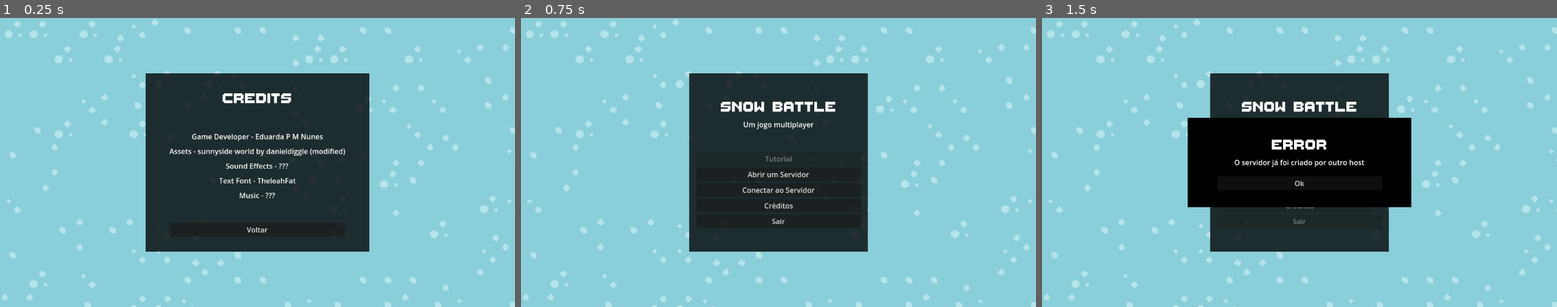
Above: before the commit, frames 1-3 (left to right).
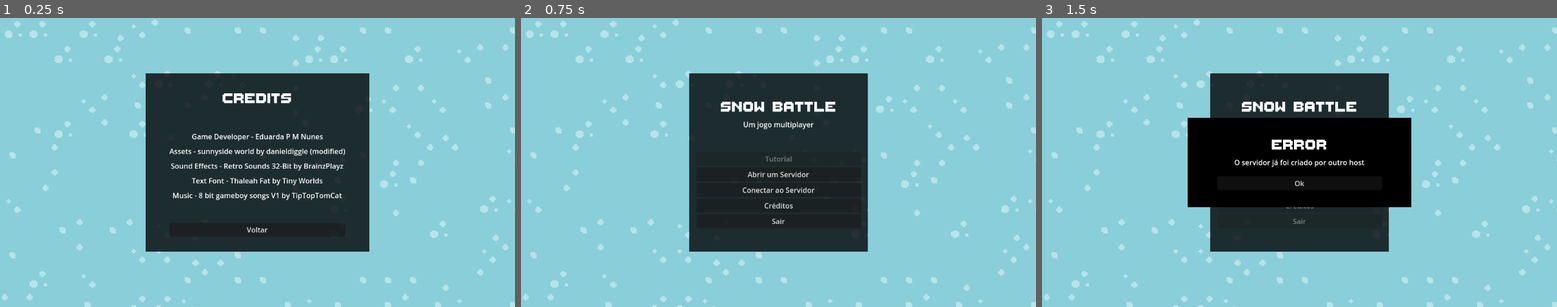
Above: after the commit, the same moments.

Repository: EduardaNunes/Godot-2D-Multiplayer
Game: Godot game, scene res://High_Level_Multiplayer/Scenes/Credits.tscn
The game is run twice, just before and just after one commit, with the same random seed, the same clock (stepped at 60 frames per second) and the same inputs. This scene is started directly instead of the project's main scene.
Inputs:
- Up to frame 1 (0.25 s): no input
- Up to frame 2 (0.75 s): click "Voltar" at 0.5 s
- Up to frame 3 (1.5 s): click "Abrir um Servidor" at 1.25 s

The runs differ from the first frame. In frame 1, 1.0% of the frame differs, in the area x 33-67%, y 50-64%; in frame 2, nothing differs; in frame 3, nothing differs.

Commit message:
update credits scene

Diff:
--- a/High_Level_Multiplayer/Scenes/Background_Music.tscn
+++ b/High_Level_Multiplayer/Scenes/Background_Music.tscn
@@ -1,6 +1,6 @@
 [gd_scene load_steps=3 format=3 uid="uid://dhubdu51muclo"]
 
-[ext_resource type="Script" uid="uid://b6a1n7qxmtdrg" path="res://High_Level_Multiplayer/Scenes/background_music.gd" id="1_mjnwq"]
+[ext_resource type="Script" uid="uid://b6a1n7qxmtdrg" path="res://High_Level_Multiplayer/Scripts/background_music.gd" id="1_mjnwq"]
 [ext_resource type="AudioStream" uid="uid://2hi2u275va3r" path="res://High_Level_Multiplayer/Assets/Songs/Admin_Rights_-_Full_KLICKAUD.mp3" id="2_o8sya"]
 
 [node name="BackgroundMusic" type="Node"]
--- a/High_Level_Multiplayer/Scenes/Credits.tscn
+++ b/High_Level_Multiplayer/Scenes/Credits.tscn
@@ -1900,17 +1900,17 @@
 [node name="Label3" type="Label" parent="Panel/Container/VBoxContainer/VBoxContainer"]
 layout_mode = 2
 size_flags_horizontal = 4
-text = "Sound Effects - ???"
+text = "Sound Effects - Retro Sounds 32-Bit by BrainzPlayz"
 
 [node name="Label4" type="Label" parent="Panel/Container/VBoxContainer/VBoxContainer"]
 layout_mode = 2
 size_flags_horizontal = 4
-text = "Text Font - TheleahFat"
+text = "Text Font - Thaleah Fat by Tiny Worlds"
 
 [node name="Label5" type="Label" parent="Panel/Container/VBoxContainer/VBoxContainer"]
 layout_mode = 2
 size_flags_horizontal = 4
-text = "Music - ???"
+text = "Music - 8 bit gameboy songs V1 by TipTopTomCat"
 
 [node name="Back" type="Button" parent="Panel/Container/VBoxContainer"]
 layout_mode = 2
--- a/High_Level_Multiplayer/Scenes/background_music.gd
+++ b/High_Level_Multiplayer/Scripts/background_music.gd
@@ -1,6 +1,6 @@
 extends Node
 
-@onready var musicPlayer = $AudioPlayer
+@onready var musicPlayer = $AudioStreamPlayer
 
 func play_music(newMusic: AudioStream):
 	if musicPlayer.stream == newMusic and musicPlayer.playing:
Renamed: High_Level_Multiplayer/Scenes/background_music.gd.uid -> High_Level_Multiplayer/Scripts/background_music.gd.uid
